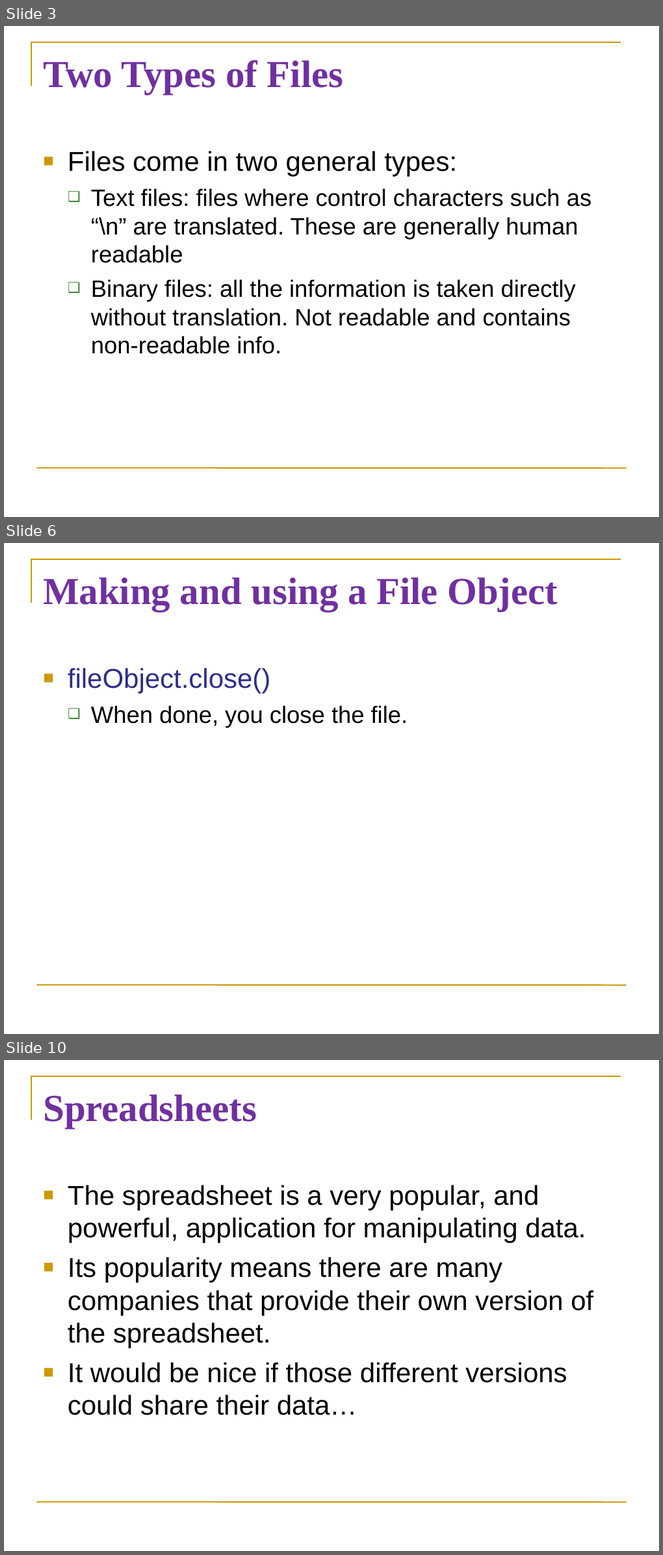
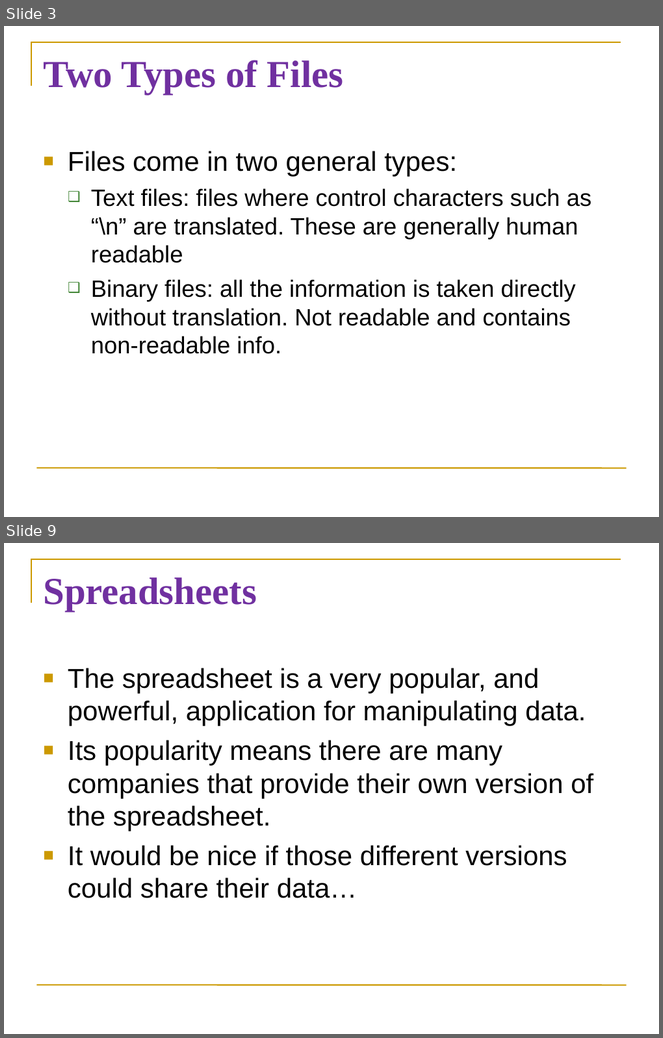
Before and after one commit to diesburg/teaching-intro-to-python-fall-2024, a slide deck: sessions/s22/s22.ppt. Shown one above the other, each under a label of ours: slides 3, 6 and 10 before the commit, slides 3 and 9 after it; the slides between them are not shown. The pictures are 663x1555 and 663x1038 pixels, drawn with LibreOffice and Linux fonts; fonts in the diff are those of the drawing. Boxes give left, top, right and bottom in pixels: in the first picture for what was removed or moved away, otherwise in the second. Text is boxed around its words. In the diff, an @@ line names an element or a change of style, - is before the commit and + after.

```diff
--- a/sessions/s22/s22.ppt
+++ b/sessions/s22/s22.ppt
@@ slide 6 removed at bbox=[4, 543, 659, 1034], background #FFFFFF; not listed: 2 template elements that a slide beside it also shows @@
@@ title removed at bbox=[43, 577, 558, 611] @@
-Making and using a File Object
@@ text removed at bbox=[68, 668, 408, 728] @@
-■ fileObject.close()
-  ❑ When done, you close the file.
@@ what was slide 10 is now slide 9 @@
```
Also in this commit, not shown: 4 slides changed, 2 slides added, 2 other slides removed, 4 other files.
